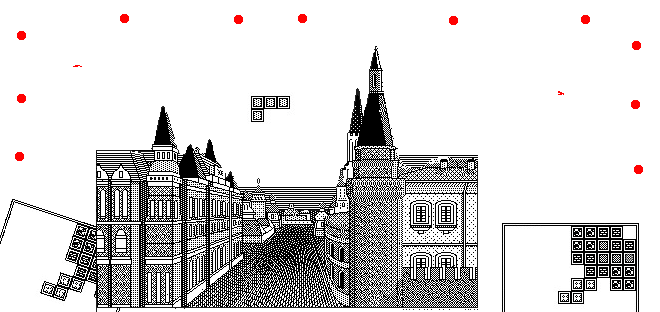
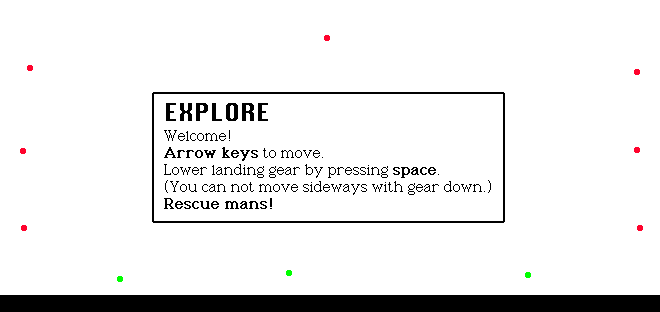
Layered file, before and after one edit (660x312). Changes by layer:
removed layer "Layer 2" over [15, 14, 660, 312]
removed layer "Layer 3" over [73, 65, 564, 129]
removed layer "Background copy" over [96, 46, 478, 312]
removed layer "Layer 1" over [201, 154, 478, 235]
removed layer "Layer 2 copy" over [0, 169, 176, 312]
removed layer "Background" over [0, 14, 660, 312]
